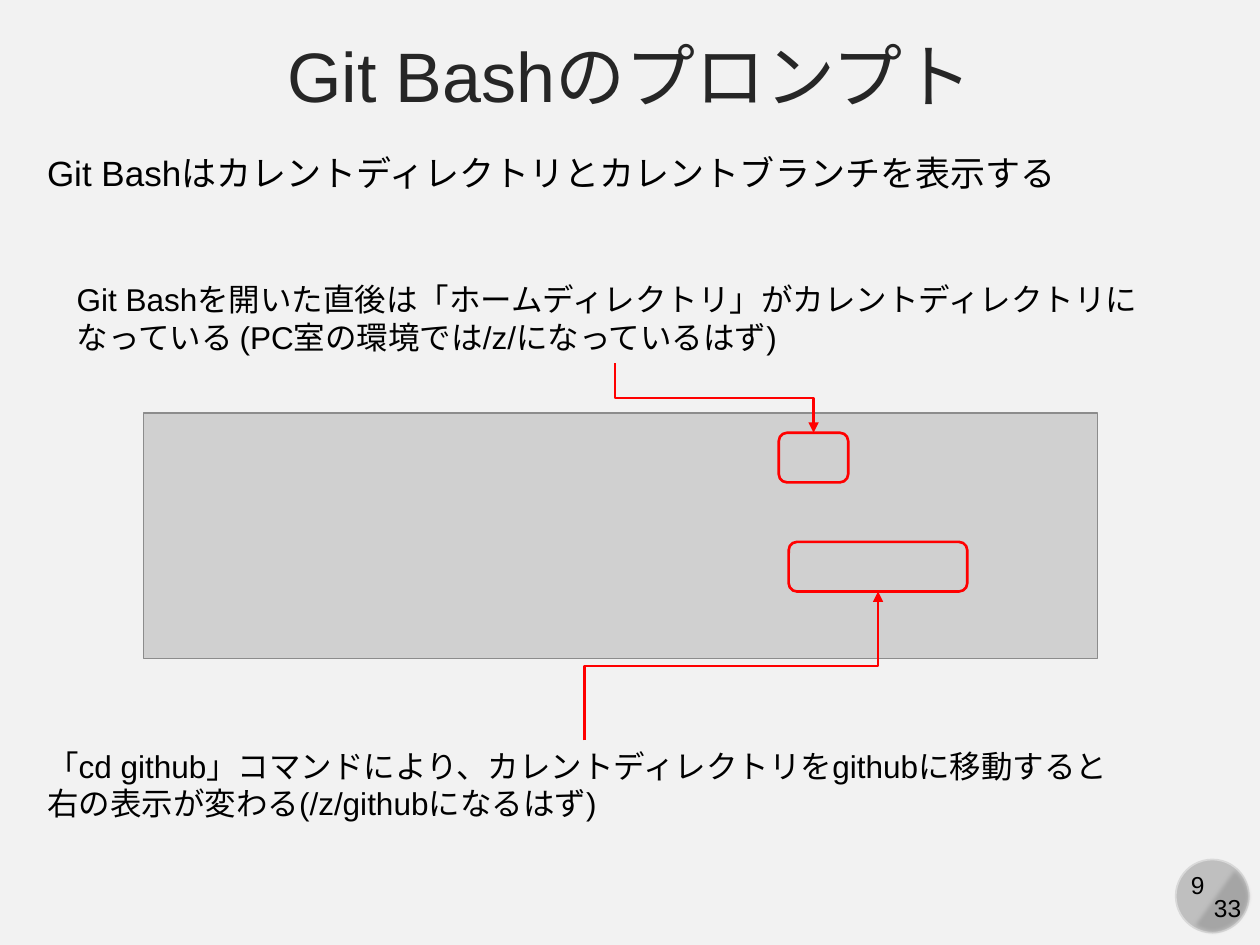
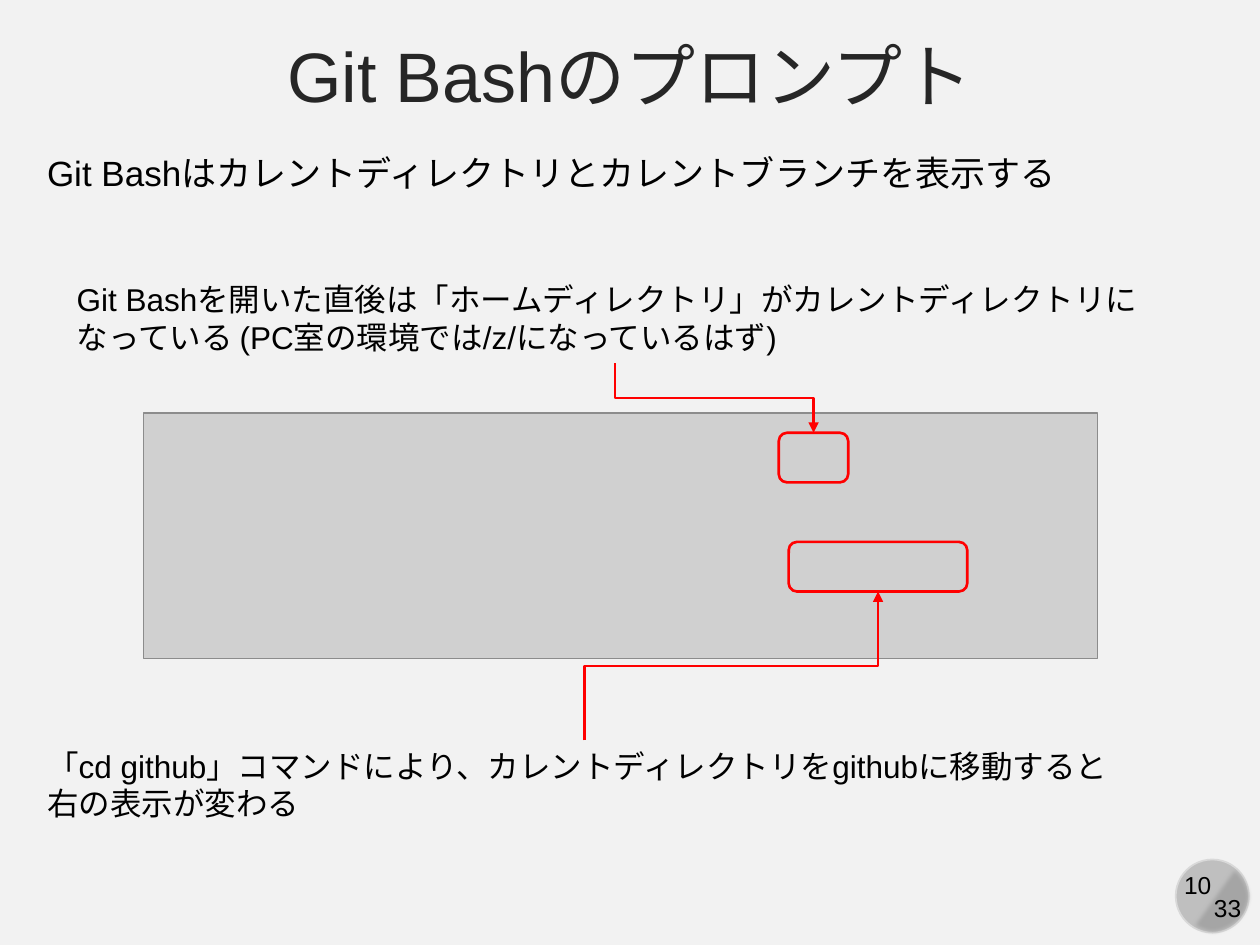
Before and after one commit to kaityo256/github, a slide deck: slide 10 of practice_basic/fig/slide.pptx (slide 9 before the commit). Drawn at 1260x945 pixels with LibreOffice and Linux fonts; fonts in the diff are those of the drawing; grey boxes stand for pictures. Boxes give left, top, right and bottom in pixels: in the first picture for what was removed or moved away, otherwise in the second. Text is boxed around its words. In the diff, an @@ line names an element or a change of style, - is before the commit and + after.

```diff
--- a/practice_basic/fig/slide.pptx
+++ b/practice_basic/fig/slide.pptx
@@ text at box(47, 783, 299, 818): text changed @@
-右の表示が変わる(/z/githubになるはず)
+右の表示が変わる
@@ page number at box(1184, 877, 1211, 895): text changed @@
-9
+10
```
Also in this commit, not shown: 4 other slides changed, 1 slide added, 1 slide removed, 4 other files.
